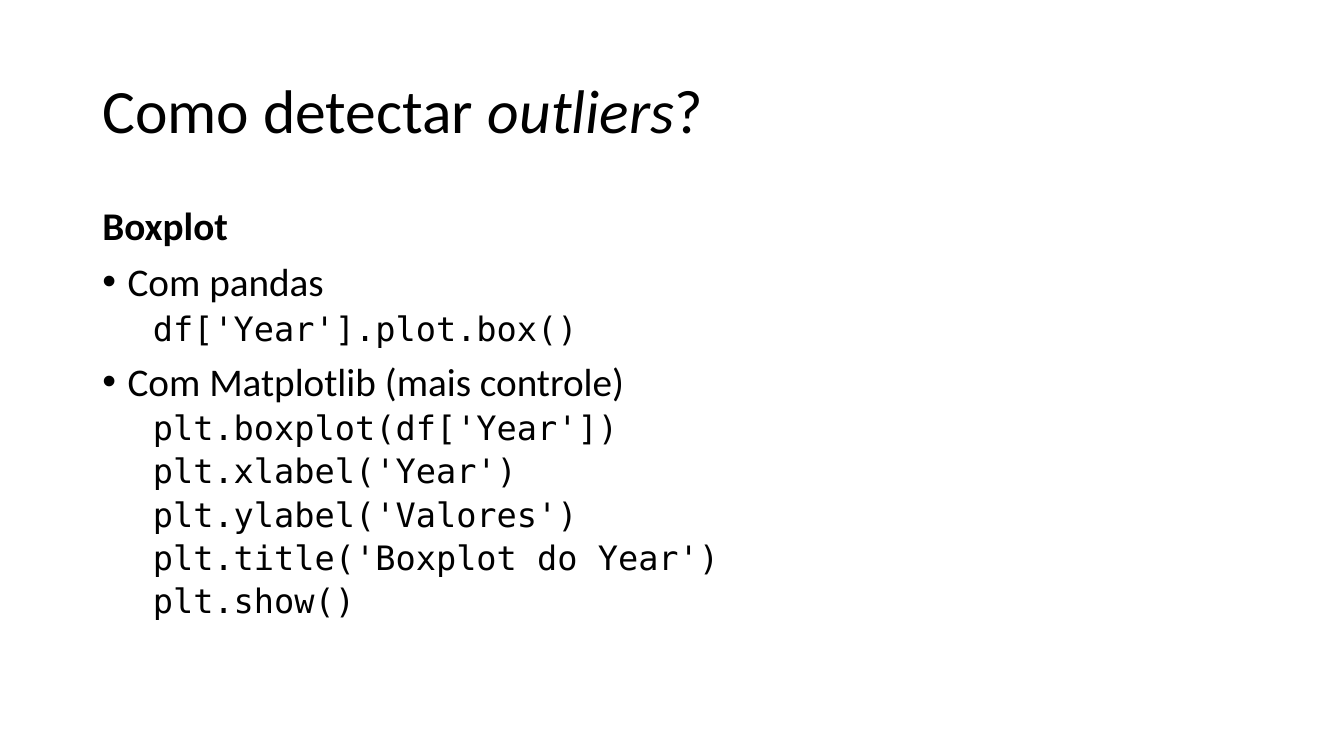
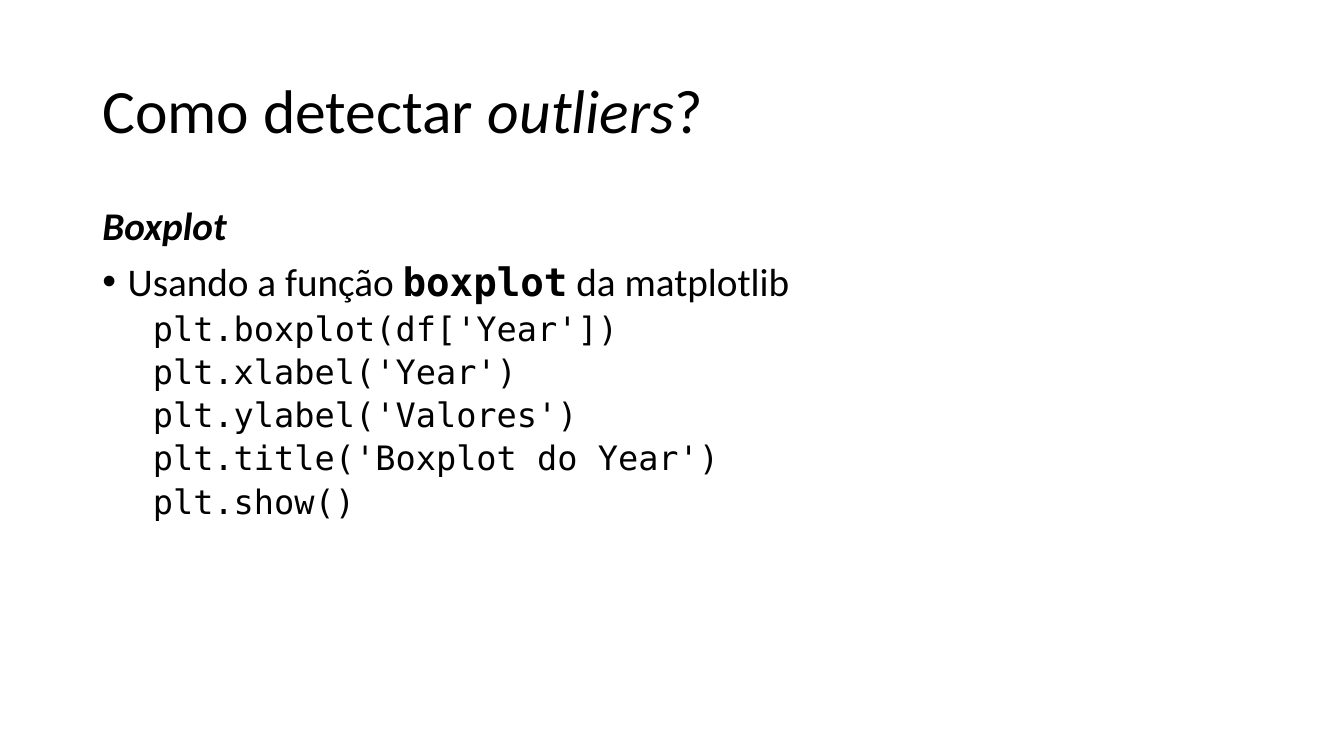
Before and after one commit to zz4fap/c24_inteligencia_artificial, a slide deck: slide 33 of slides/C24_EDA.pptx. Drawn at 1344x756 pixels with LibreOffice and Linux fonts; fonts in the diff are those of the drawing. Boxes give left, top, right and bottom in pixels: in the first picture for what was removed or moved away, otherwise in the second. Text is boxed around its words. In the diff, an @@ line names an element or a change of style, - is before the commit and + after.

```diff
--- a/slides/C24_EDA.pptx
+++ b/slides/C24_EDA.pptx
@@ text at (102, 212, 226, 246): italic on in "Boxplot" @@
@@ text at (128, 266, 790, 304): text changed @@
-• Com pandas
-  df['Year'].plot.box()
-• Com Matplotlib (mais controle)
+• Usando a função boxplot da matplotlib
```
Also in this commit, not shown: 19 other slides changed, 7 slides added, 1 other file.
